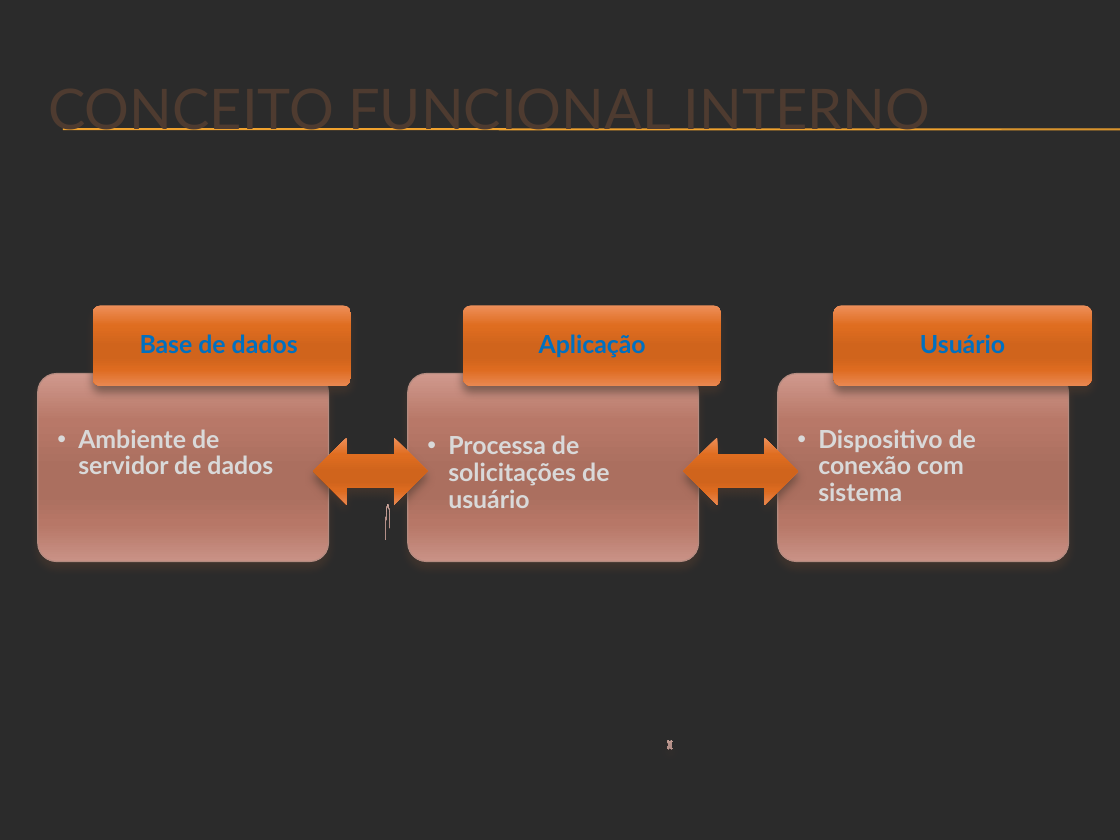
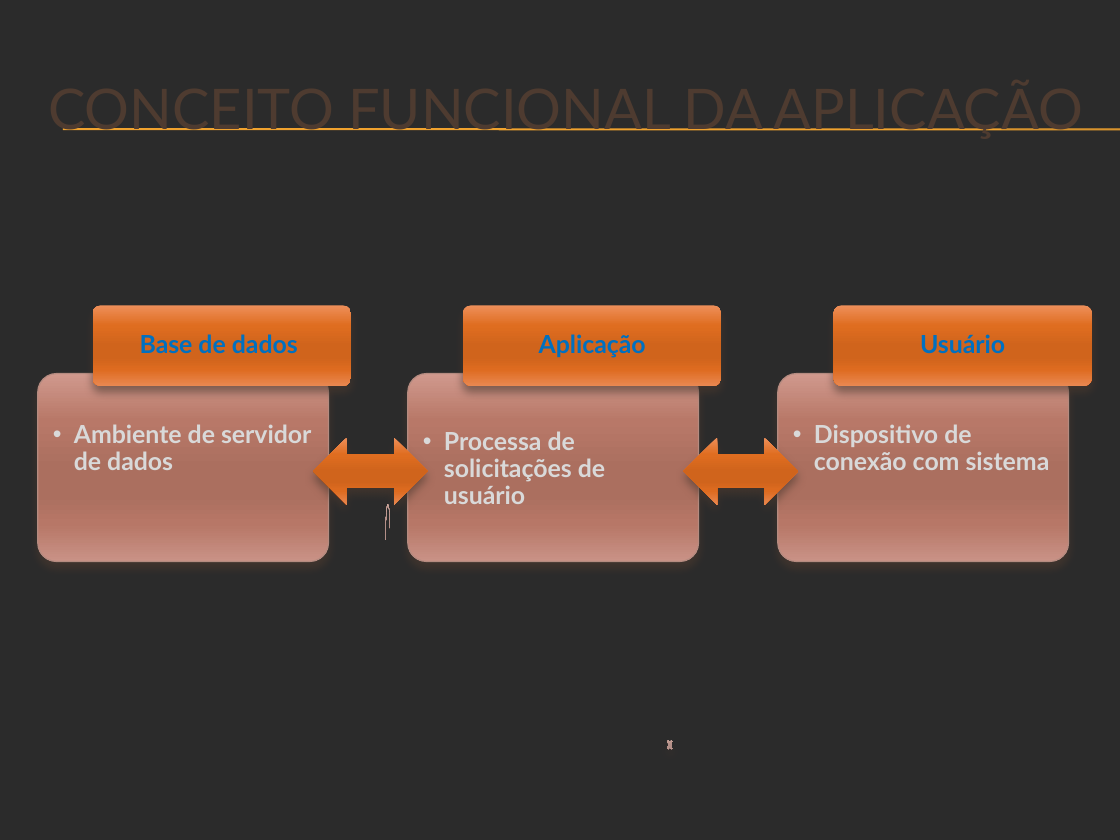
Before and after one commit to Neimarmg/Open_source, a slide deck: slide 9 of SAS/Planejamento/Docs/Apresentação do projeto.pptx (slide 4 before the commit). Drawn at 1120x840 pixels with LibreOffice and Linux fonts; fonts in the diff are those of the drawing; background and template pictures are left out; a plain dark background stands for a picture behind light text. Boxes give left, top, right and bottom in pixels: in the first picture for what was removed or moved away, otherwise in the second. Text is boxed around its words. In the diff, an @@ line names an element or a change of style, - is before the commit and + after.

```diff
--- a/SAS/Planejamento/Docs/Apresentação do projeto.pptx
+++ b/SAS/Planejamento/Docs/Apresentação do projeto.pptx
@@ title at bbox=[48, 128, 1083, 131]: text changed @@
-CONCEITO FUNCIONAL INTERNO
+CONCEITO FUNCIONAL DA APLICAÇÃO
@@ text "Ambiente de servidor de dados" rewrapped from bbox=[78, 429, 273, 474] to bbox=[74, 424, 311, 470] @@
@@ text "Dispositivo de conexão com sistema" rewrapped from bbox=[818, 429, 976, 501] to bbox=[814, 424, 1050, 470] @@
@@ text "Processa de solicitações de usuário": place and size @@
-text "Processa de solicitações de usuário" at bbox=[448, 435, 609, 508]
+text "Processa de solicitações de usuário" at bbox=[444, 431, 605, 504]
```
Also in this commit, not shown: 4 other slides changed, 8 slides added, 1 other file.
